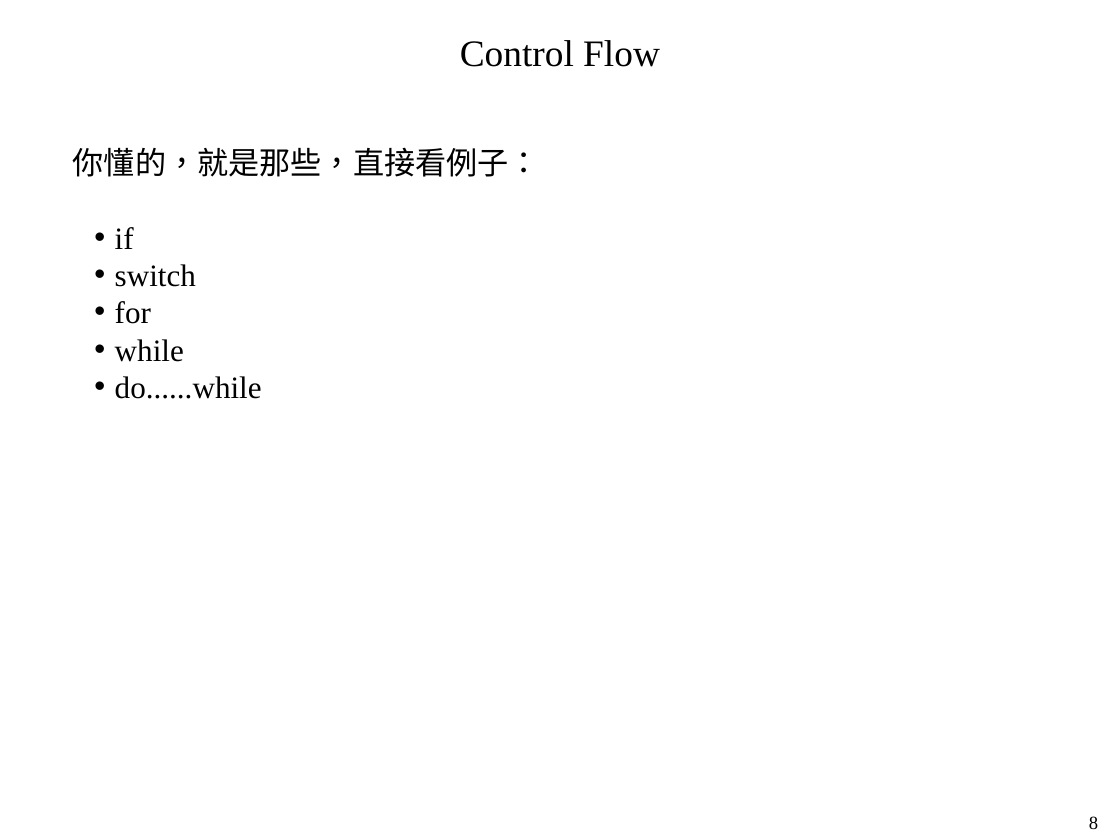
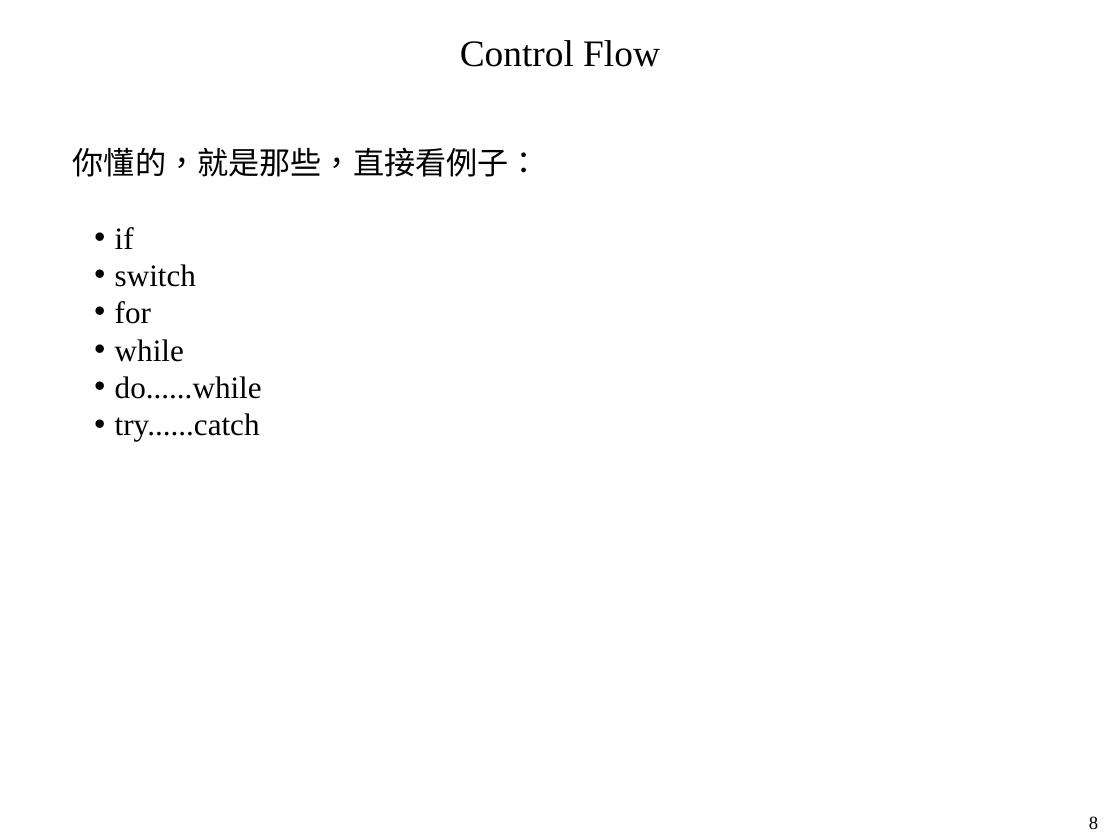
Before and after one commit to mar120434/2021_web_tutor, a slide deck: slide 8 of 動態網頁.pptx. Drawn at 1120x840 pixels with LibreOffice and Linux fonts; fonts in the diff are those of the drawing. Boxes give left, top, right and bottom in pixels: in the first picture for what was removed or moved away, otherwise in the second. Text is boxed around its words. In the diff, an @@ line names an element or a change of style, - is before the commit and + after.

```diff
--- a/動態網頁.pptx
+++ b/動態網頁.pptx
@@ text at (115,413,260,441): paragraph added @@
+• try......catch
```
Also in this commit, not shown: 2 slides added, 3 other files.
